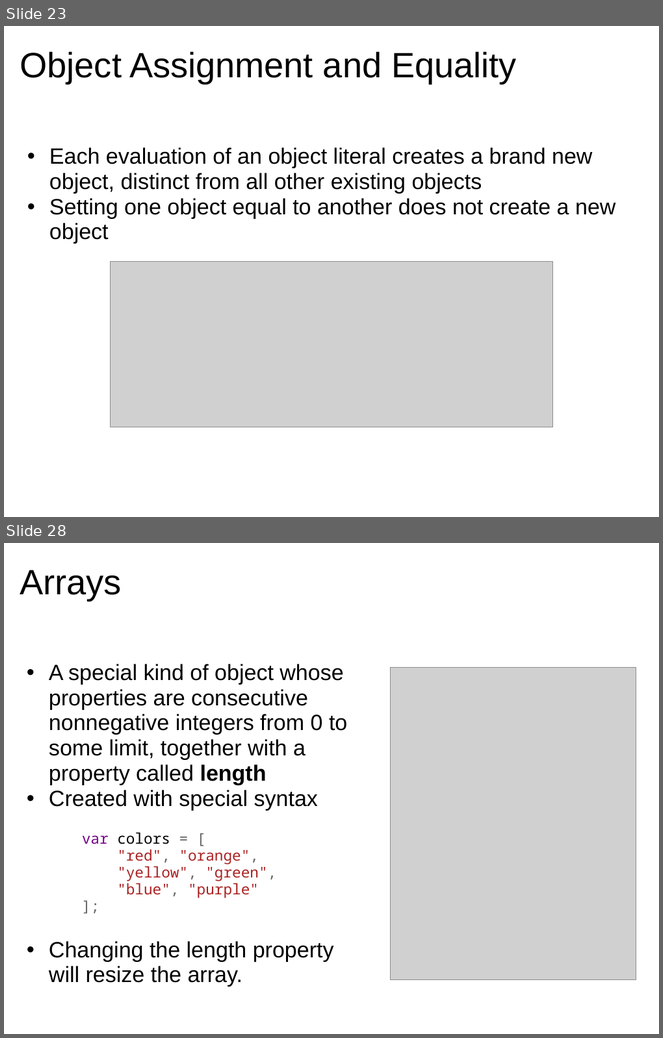
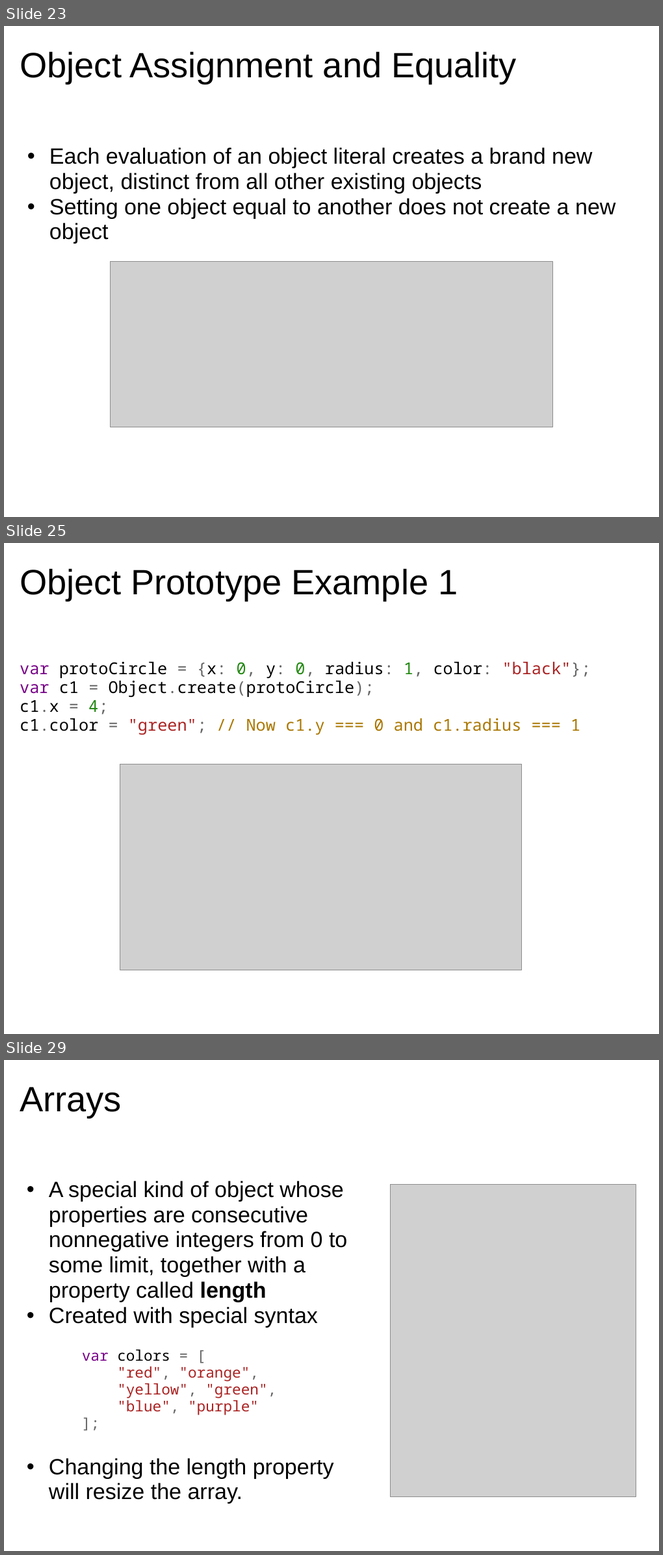
Before and after one commit to dondi/javascript-book, a slide deck: presentations/Chapter_3_Presentation.ppt. Shown one above the other, each under a label of ours: slides 23 and 28 before the commit, slides 23, 25 and 29 after it; the slides between them are not shown. The pictures are 663x1038 and 663x1555 pixels, drawn with LibreOffice and Linux fonts; fonts in the diff are those of the drawing; grey boxes stand for pictures; background and template pictures are left out. Boxes give left, top, right and bottom in pixels: in the first picture for what was removed or moved away, otherwise in the second. Text is boxed around its words. In the diff, an @@ line names an element or a change of style, - is before the commit and + after.

```diff
--- a/presentations/Chapter_3_Presentation.ppt
+++ b/presentations/Chapter_3_Presentation.ppt
@@ slide 25 added at (4,543,659,1034), background picture (left out) @@
@@ title added at (20,568,458,600), 43 pt, text #000000 @@
+Object Prototype Example 1
@@ text added at (20,662,591,735), 20 pt, text #000000 @@
+var protoCircle = {x: 0, y: 0, radius: 1, color: "black"};
+var c1 = Object.create(protoCircle);
+c1.x = 4;
+c1.color = "green"; // Now c1.y === 0 and c1.radius === 1
@@ picture added at (120,764,522,971) @@
@@ what was slide 28 is now slide 29 @@
```
Also in this commit, not shown: 4 slides changed.
